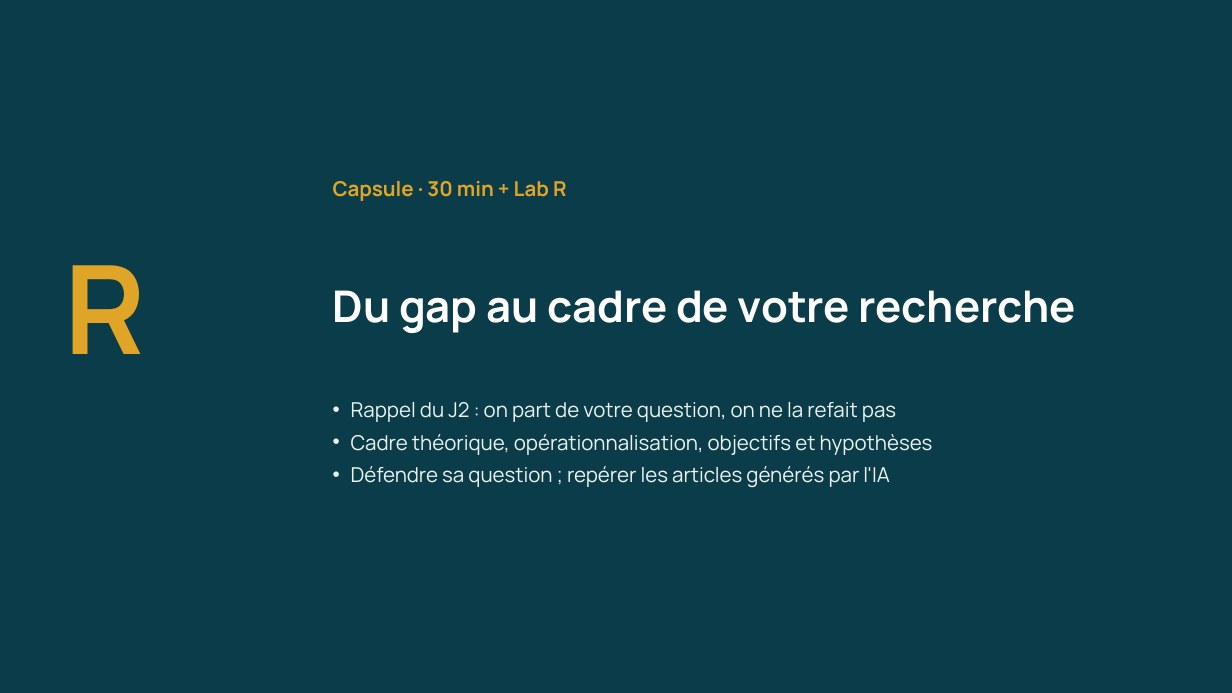
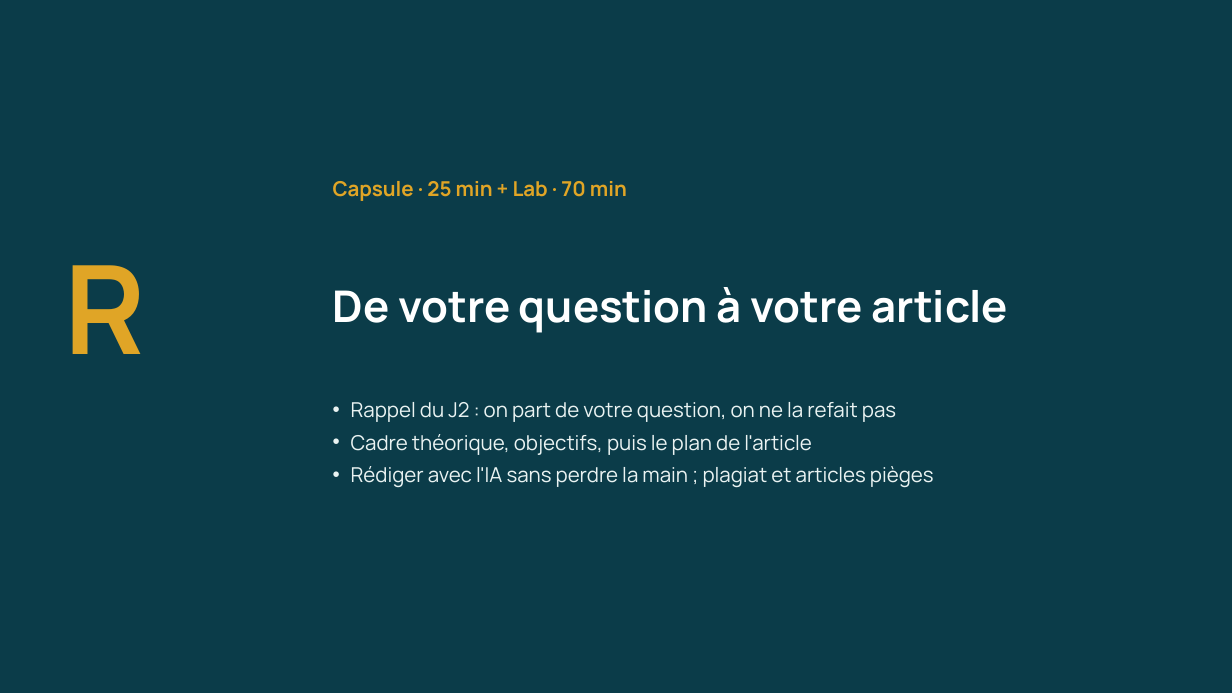
Before and after one commit to Amevi-isi/formation-chercheur-univ, a slide deck: slide 21 of module4_nonIT/M4-nonIT_IA_generative_appliquee.pptx (slide 25 before the commit). Drawn at 1232x693 pixels with LibreOffice and Linux fonts; fonts in the diff are those of the drawing. Boxes give left, top, right and bottom in pixels: in the first picture for what was removed or moved away, otherwise in the second. Text is boxed around its words. In the diff, an @@ line names an element or a change of style, - is before the commit and + after.

```diff
--- a/module4_nonIT/M4-nonIT_IA_generative_appliquee.pptx
+++ b/module4_nonIT/M4-nonIT_IA_generative_appliquee.pptx
@@ text at [333, 181, 627, 201]: text changed @@
-Capsule · 30 min + Lab R
+Capsule · 25 min + Lab · 70 min
@@ title at [333, 287, 1008, 333]: text changed @@
-Du gap au cadre de votre recherche
+De votre question à votre article
@@ text at [351, 434, 934, 488]: text changed @@
-• Cadre théorique, opérationnalisation, objectifs et hypothèses
-• Défendre sa question ; repérer les articles générés par l'IA
+• Cadre théorique, objectifs, puis le plan de l'article
+• Rédiger avec l'IA sans perdre la main ; plagiat et articles pièges
```
Also in this commit, not shown: 15 other slides changed, 3 slides added, 12 slides removed.
